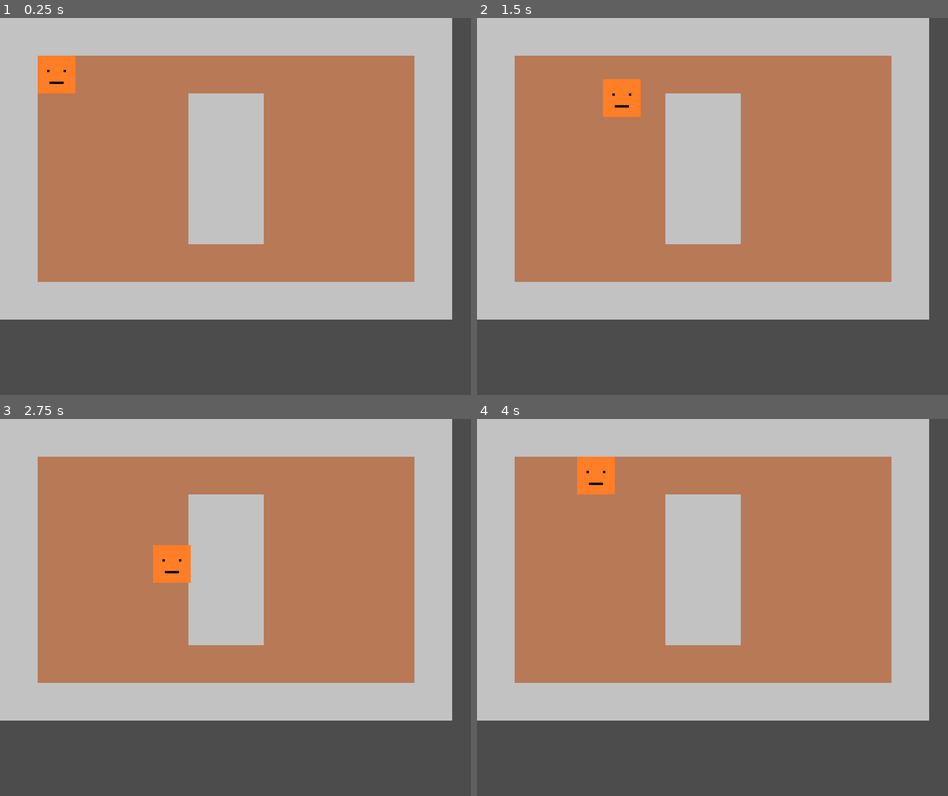
Above: before the commit, frames 1-4 (two rows, left to right).
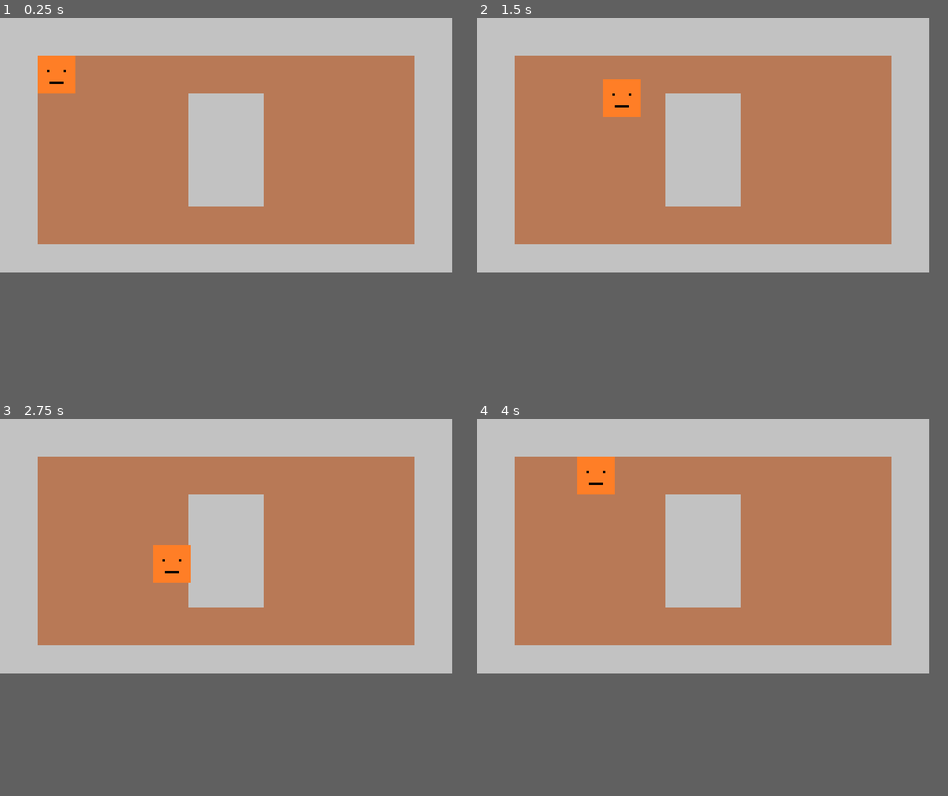
Above: after the commit, the same moments.

Repository: PiotrDawidziuk/Retro_Astral_Dungeon
Game: Godot game, scene res://Game.tscn
Same seed, same stepped clock (60 frames per second), same inputs: the game is played once before the commit and once after it.
Inputs:
- Up to frame 1 (0.25 s): no input
- Up to frame 2 (1.5 s): tap Enter at 0.5 s; hold Right (ui_right) 0.53-1.28 s; hold Down (ui_down) from 1.28 s (still down)
- Up to frame 3 (2.75 s): release Down (ui_down) at 2.03 s; hold Right (ui_right) from 2.03 s (still down)
- Up to frame 4 (4 s): tap Space at 2.75 s; release Right (ui_right) at 2.78 s; hold Up (ui_up) 2.78-3.53 s; hold Left (ui_left) from 3.53 s (still down)
In our replay, the window is 800x640 before the commit and 768x432 after it. These sizes can differ from the game's own. Grey fills any space a smaller window leaves; there, only what the larger window draws over its background counts as a difference.

The runs differ from the first frame. In frame 1, 20% of the frame differs, in the area x 0-96%, y 50-80%; in frame 2, 20%; in frame 3, 20%; in frame 4, 20%.

Commit message:
resolution set to 192x108

Diff:
--- a/Game.tscn
+++ b/Game.tscn
@@ -63,7 +63,7 @@
 cell_size = Vector2( 16, 16 )
 cell_custom_transform = Transform2D( 16, 0, 0, 16, 0, 0 )
 format = 1
-tile_data = PoolIntArray( 0, 0, 0, 1, 0, 0, 2, 0, 0, 3, 0, 0 …(774 unchanged characters)…  0, 327683, 1, 0, 327684, 1, 0, 327685, 0, 0, 327686, 0, 0, 327687, 1, 0, 327688, 1, 0, 327689, 1, 0, 327690, 1, 0, 327691, 0, 0, 393216, 0, 0, 393217, 1, 0, 393218, 1, 0, 393219, 1, 0, 393220, 1, 0, 393221, 1, 0, 393222, 1, 0, 393223, 1, 0, 393224, 1, 0, 393225, 1, 0, 393226, 1, 0, 393227, 0, 0, 458752, 0, 0, 458753, 0, 0, 458754, 0, 0, 458755, 0, 0, 458756, 0, 0, 458757, 0, 0, 458758, 0, 0, 458759, 0, 0, 458760, 0, 0, 458761, 0, 0, 458762, 0, 0, 458763, 0, 0 )
+tile_data = PoolIntArray( 0, 0, 0, 1, 0, 0, 2, 0, 0, 3, 0, 0 …(774 unchanged characters)…  0, 327683, 1, 0, 327684, 1, 0, 327685, 1, 0, 327686, 1, 0, 327687, 1, 0, 327688, 1, 0, 327689, 1, 0, 327690, 1, 0, 327691, 0, 0, 393216, 0, 0, 393217, 0, 0, 393218, 0, 0, 393219, 0, 0, 393220, 0, 0, 393221, 0, 0, 393222, 0, 0, 393223, 0, 0, 393224, 0, 0, 393225, 0, 0, 393226, 0, 0, 393227, 0, 0 )
 
 [node name="player" type="KinematicBody2D" parent="."]
 position = Vector2( 32, 32 )
--- a/project.godot
+++ b/project.godot
@@ -21,10 +21,10 @@
 
 [display]
 
-window/size/width=200
-window/size/height=160
-window/size/test_width=1024
-window/size/test_height=800
+window/size/width=192
+window/size/height=108
+window/size/test_width=1280
+window/size/test_height=720
 window/stretch/mode="2d"
 
 [rendering]
